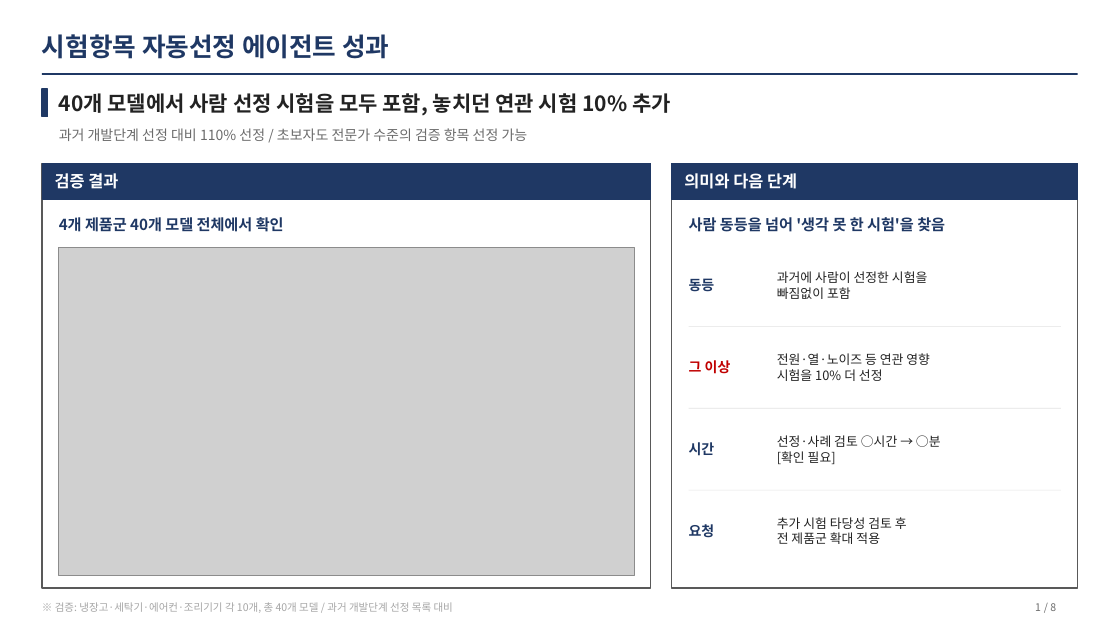
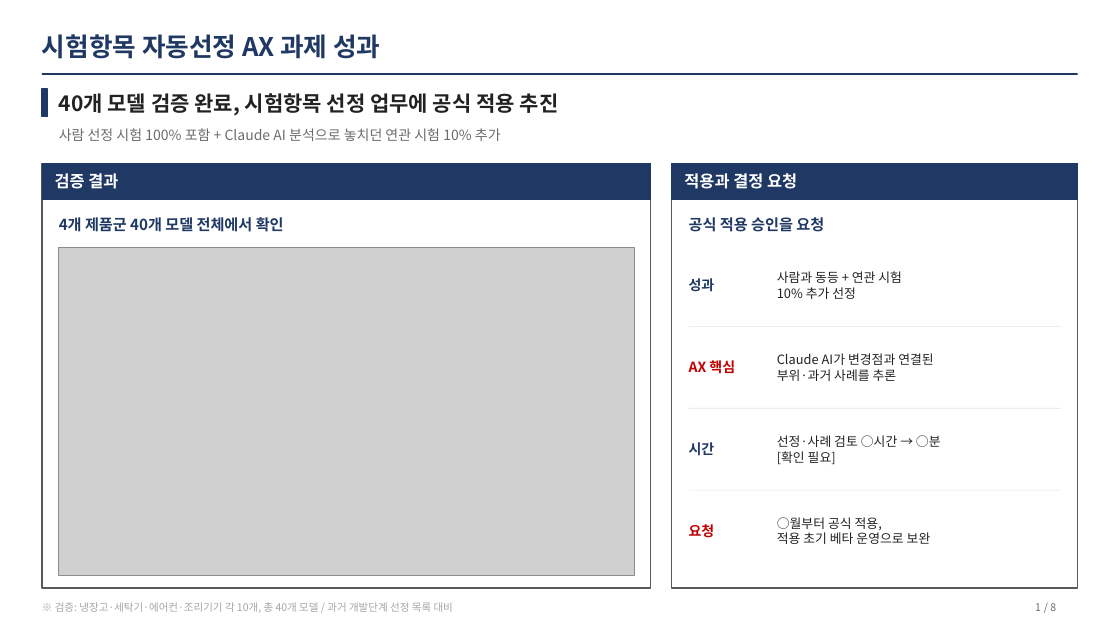
Before and after one commit to kimeungjin-cmd/Start1, a slide deck: slide 1 of output/vp/시험항목자동선정_성과보고.pptx. Drawn at 1120x630 pixels with LibreOffice and Linux fonts; fonts in the diff are those of the drawing; grey boxes stand for pictures. Boxes give left, top, right and bottom in pixels: in the first picture for what was removed or moved away, otherwise in the second. Text is boxed around its words. In the diff, an @@ line names an element or a change of style, - is before the commit and + after.

```diff
--- a/output/vp/시험항목자동선정_성과보고.pptx
+++ b/output/vp/시험항목자동선정_성과보고.pptx
@@ text at [42,34,380,59]: text changed @@
-시험항목 자동선정 에이전트 성과
+시험항목 자동선정 AX 과제 성과
@@ text at [59,93,559,115]: text changed @@
-40개 모델에서 사람 선정 시험을 모두 포함, 놓치던 연관 시험 10% 추가
+40개 모델 검증 완료, 시험항목 선정 업무에 공식 적용 추진
@@ text at [59,128,501,141]: text changed @@
-과거 개발단계 선정 대비 110% 선정 / 초보자도 전문가 수준의 검증 항목 선정 가능
+사람 선정 시험 100% 포함 + Claude AI 분석으로 놓치던 연관 시험 10% 추가
@@ text at [684,173,797,189]: text changed @@
-의미와 다음 단계
+적용과 결정 요청
@@ text at [689,217,824,232]: text changed @@
-사람 동등을 넘어 '생각 못 한 시험'을 찾음
+공식 적용 승인을 요청
@@ text at [689,278,715,292]: text changed @@
-동등
+성과
@@ text at [777,271,902,299]: text changed @@
-과거에 사람이 선정한 시험을
-빠짐없이 포함
+사람과 동등 + 연관 시험
+10% 추가 선정
@@ text at [777,353,933,381]: text changed @@
-전원·열·노이즈 등 연관 영향
-시험을 10% 더 선정
+Claude AI가 변경점과 연결된
+부위·과거 사례를 추론
@@ text at [689,360,735,374]: text changed @@
-그 이상
+AX 핵심
@@ text "요청" at [689,524,715,538]: text colour #1F3864 to #C00000 @@
@@ text at [777,517,931,544]: text changed @@
-추가 시험 타당성 검토 후
-전 제품군 확대 적용
+○월부터 공식 적용,
+적용 초기 베타 운영으로 보완
```
Also in this commit, not shown: 4 other slides changed, 4 other files.
